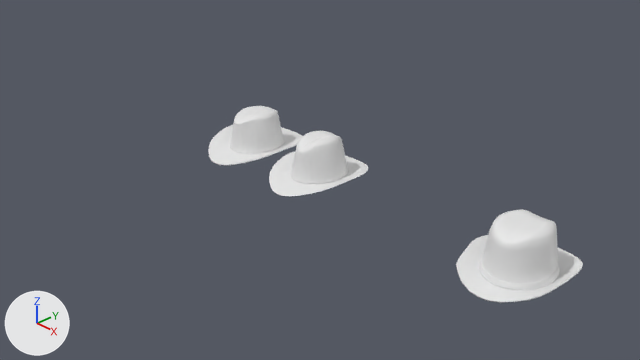
An edit to the Blender file cuarta_clase/sombrero2.blend, drawn before and after from the same camera.
Camera for both pictures: the file's camera 'Camera'. The lights are fixed; the arrows at lower left show +X, +Y and +Z. The picture after the commit comes second.
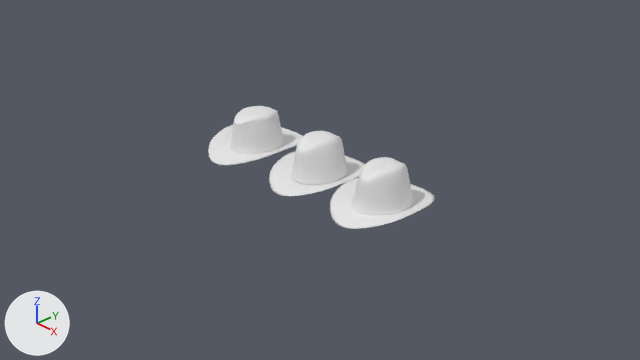
Edits to the bpy script that builds the scene:
```text
Change me_circle_001:
    used by ob_circle; location = (0.0, 0.0, 0.0)
    remove me_circle_001.from_pydata(...)  # 83 vertices, 64 faces; spans x -0.57..0.0, y -0.722..0.0, z -0.017..0.552
    add me_circle_001.from_pydata(...)  # 2026 vertices, 2024 faces; spans x -0.549..0.549, y -0.703..0.703, z -0.017..0.551
    me_circle_001 part 1: 83 vertices removed from x -0.57..0.0, y -0.722..0.0, z -0.017..0.552; 2026 vertices added at x -0.549..0.549, y -0.703..0.703, z -0.017..0.551
    me_circle_001 part 2: the surface is now shaded smooth
Add me_circle_004:
    me_circle_004.from_pydata(...)  # 74 vertices, 55 faces, 1 loose edge; spans x -0.57..0.0, y -0.722..0.0, z -0.017..0.552
    me_circle_004.polygons.foreach_set('use_smooth', [True] * 55)
Change ob_circle:
    remove _m = ob_circle.modifiers.new('Mirror', 'MIRROR')
    remove _m.use_axis = (True, True, False)
    remove _m.use_clip = True
    remove _m = ob_circle.modifiers.new('Solidify', 'SOLIDIFY')
    remove _m = ob_circle.modifiers.new('Subdivision', 'SUBSURF')
    remove _m.render_levels = 1
Remove ob_primera_version:
    ob_primera_version = bpy.data.objects.new('primera_version', me_circle_002)
    ob_primera_version.location = (3.039, 0.0, 0.0)
    _m = ob_primera_version.modifiers.new('Mirror', 'MIRROR')
    _m.use_axis = (True, True, False)
    _m.use_clip = True
    _m.merge_threshold = 0.002
Add ob_backup:
    ob_backup = bpy.data.objects.new('backup', me_circle_004)
    ob_backup.location = (1.093, 0.0, 0.0)
    _m = ob_backup.modifiers.new('Mirror', 'MIRROR')
    _m.use_axis = (True, True, False)
    _m.use_clip = True
    _m = ob_backup.modifiers.new('Solidify', 'SOLIDIFY')
    _m = ob_backup.modifiers.new('Subdivision', 'SUBSURF')
    _m.render_levels = 1
```

Boxes [x1, y1, x2, y2] around the edits, measured in the pictures (640 x 360 px):
'primera_version', deleted
    before: [456, 209, 583, 302]
'backup', added
    after: [330, 157, 435, 229]
'Circle', reshaped, modifiers changed
    before: [269, 131, 368, 196]
    after: [269, 131, 365, 197]
part 1 of me_circle_001, cut back
    before: [269, 150, 368, 196]
    after: [269, 150, 365, 197]
